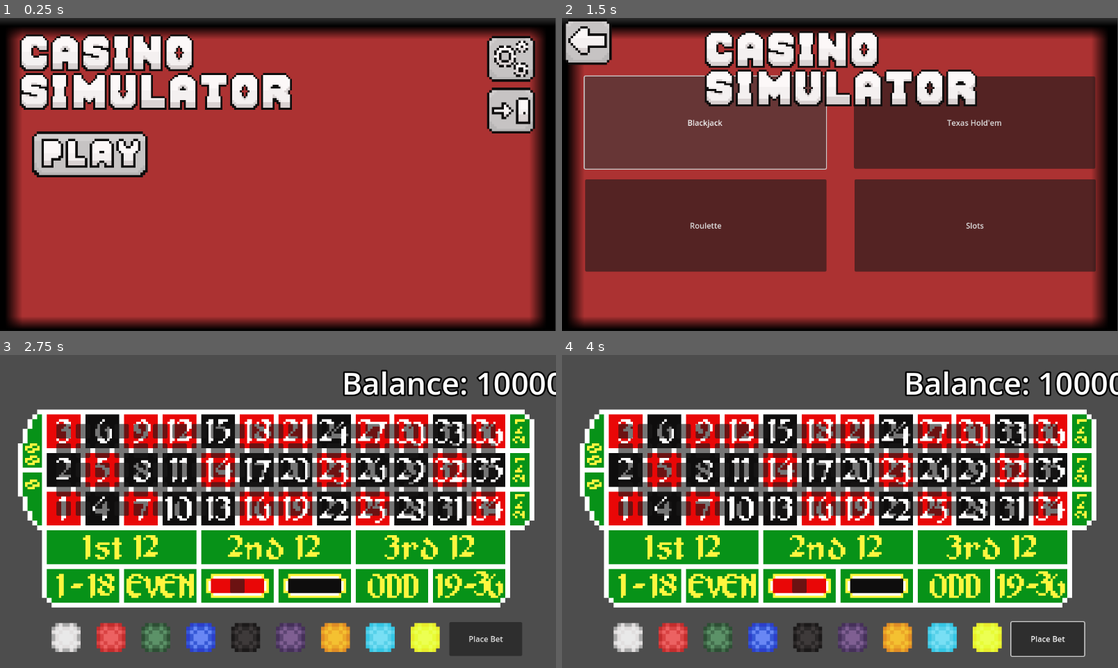
Above: before the commit, frames 1-4 (two rows, left to right).
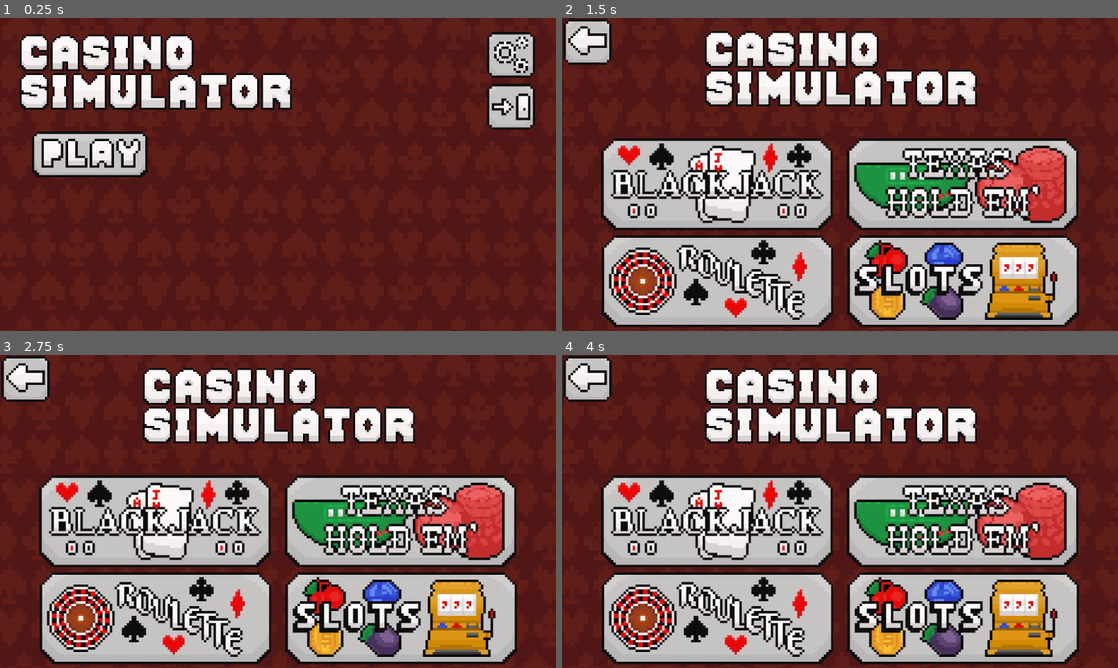
Above: after the commit, the same moments.

Repository: JosephSchoen/BCBCasinoSimulator
Game: Godot game, scene res://main_menu.tscn
The game is run twice, just before and just after one commit, with the same random seed, the same clock (stepped at 60 frames per second) and the same inputs.
Inputs (mouse positions are in pixels of both pictures, inside the frame that each line leads up to):
- Up to frame 1 (0.25 s): no input
- Up to frame 2 (1.5 s): click (650, 155) at 0.5 s; click (706, 121) at 1.25 s, where only the run before the commit has a clickable "Blackjack"
- Up to frame 3 (2.75 s): click (155, 570) at 2.02 s
- Up to frame 4 (4 s): click (1045, 639) at 2.75 s, where only the run before the commit has a clickable "Place Bet"; click (962, 570) at 3.52 s

The runs differ from the first frame. In frame 1, 84% of the frame differs, in the area x 0-100%, y 0-100%; in frame 2, 78%; in frame 3, 96%; in frame 4, 96%.

Commit message:
Added backgrounds and texture buttons for main menu and roulette

Diff:
--- a/Roulette/roulette.gd
+++ b/Roulette/roulette.gd
@@ -180,11 +180,8 @@
 func check_place_or_return_bet():
 	# If the player is in a spot where they can bet
 	if can_bet == true:
-		print('can')
 		if chip_grabbed == true:
-			print('grab')
 			if left_click == false:
-				print('left')
 				chip_grabbed = false
 				bet_select()
 				place_bet()
@@ -488,14 +485,7 @@
 func _on_bet_3_6_2_5_mouse_exited():
 	mouse_exited()
 
-func _on_button_pressed():
-	if len(player_bets) != 0:
-		camera.position.y -= 750
-		spin_wheel()
-
-
 func spin_wheel():
-
 	var selected_num = randi_range(0,37)
 	selected_num = str(numbers[selected_num])
 
@@ -503,8 +493,6 @@
 	number_label.show()
 
 	for bet in player_bets:
-		print(bet)
-		print(selected_num)
 		match bet:
 			"00":
 				if selected_num == bet:
@@ -1705,3 +1693,8 @@
 
 func _on_yellow_chip_mouse_exited():
 	yellow_chip = false
+
+func _on_place_bet_pressed():
+	if len(player_bets) != 0:
+		camera.position.y -= 750
+		spin_wheel()
--- a/Roulette/roulette.tscn
+++ b/Roulette/roulette.tscn
@@ -1,6 +1,7 @@
-[gd_scene load_steps=22 format=3 uid="uid://x2ea6qh76rt5"]
+[gd_scene load_steps=24 format=3 uid="uid://x2ea6qh76rt5"]
 
 [ext_resource type="Script" path="res://Roulette/roulette.gd" id="1_jclcb"]
+[ext_resource type="Texture2D" uid="uid://c3dqfuisy5jha" path="res://Backgrounds/background_red_blowup.png" id="2_kfxpk"]
 [ext_resource type="PackedScene" uid="uid://qo1c7alxl6x8" path="res://drag_and_drop.tscn" id="3_nwqvl"]
 [ext_resource type="Texture2D" uid="uid://h4ep1wpurfs2" path="res://Roulette/Assets/roulette-finish-blowup.png" id="4_84dsl"]
 [ext_resource type="Script" path="res://drag_and_drop_slots.gd" id="5_k86mo"]
@@ -17,6 +18,7 @@
 [ext_resource type="Texture2D" uid="uid://655cvibqrs8w" path="res://Roulette/Assets/yellow_chip.png" id="15_xxwb4"]
 [ext_resource type="AudioStream" uid="uid://dpc20byh6teos" path="res://Roulette/Sound_Effects/chip_remove.wav" id="16_jk5bm"]
 [ext_resource type="AudioStream" uid="uid://8h68hdujerp5" path="res://Roulette/Sound_Effects/pokerchip.wav" id="17_dwjla"]
+[ext_resource type="Texture2D" uid="uid://cuyy8eerwwf8j" path="res://Roulette/Assets/bet_button_blowup.png" id="19_tidqa"]
 
 [sub_resource type="RectangleShape2D" id="RectangleShape2D_k1b68"]
 size = Vector2(30.5, 30)
@@ -32,6 +34,10 @@
 
 [node name="Roulette" type="Node2D"]
 script = ExtResource("1_jclcb")
+
+[node name="BackgroundRedBlowup" type="Sprite2D" parent="."]
+position = Vector2(685, 57)
+texture = ExtResource("2_kfxpk")
 
 [node name="BettingNodes" type="Node2D" parent="."]
 
@@ -874,10 +880,10 @@
 "
 
 [node name="Label2" type="Label" parent="."]
-offset_left = 19.0
-offset_top = -312.0
-offset_right = 462.0
-offset_bottom = -218.0
+offset_left = 64.0
+offset_top = -258.0
+offset_right = 507.0
+offset_bottom = -164.0
 theme_override_colors/font_outline_color = Color(0, 0, 0, 1)
 theme_override_constants/outline_size = 13
 theme_override_fonts/font = SubResource("SystemFont_7yg5c")
@@ -899,7 +905,6 @@
 "
 
 [node name="Roulette-finish-blowup" type="Sprite2D" parent="."]
-show_behind_parent = true
 position = Vector2(573, 318)
 scale = Vector2(0.5, 0.5)
 texture = ExtResource("4_84dsl")
@@ -1499,20 +1504,13 @@
 position = Vector2(577, 324)
 script = ExtResource("6_s4jry")
 
-[node name="Button" type="Button" parent="."]
-offset_left = 932.0
-offset_top = 553.0
-offset_right = 1083.0
-offset_bottom = 623.0
-text = "Place Bet"
-
 [node name="WheelTimer" type="Timer" parent="."]
 
 [node name="NumberLabel" type="Label" parent="."]
-offset_left = 12.0
-offset_top = -475.0
-offset_right = 528.0
-offset_bottom = -385.0
+offset_left = 61.0
+offset_top = -519.0
+offset_right = 577.0
+offset_bottom = -429.0
 theme_override_colors/font_color = Color(1, 1, 1, 1)
 theme_override_colors/font_outline_color = Color(0, 0, 0, 1)
 theme_override_constants/outline_size = 15
@@ -1521,10 +1519,10 @@
 text = "Placeholder"
 
 [node name="BackToBoard" type="Button" parent="."]
-offset_left = 718.0
-offset_top = -277.0
-offset_right = 1065.0
-offset_bottom = -178.0
+offset_left = 1128.0
+offset_top = -367.0
+offset_right = 1475.0
+offset_bottom = -268.0
 theme_override_font_sizes/font_size = 32
 text = "Back to Betting"
 
@@ -1537,6 +1535,18 @@
 
 [node name="chip_place" type="AudioStreamPlayer" parent="SoundEffects"]
 stream = ExtResource("17_dwjla")
+
+[node name="PlaceBet" type="TextureButton" parent="."]
+offset_left = 945.0
+offset_top = 542.0
+offset_right = 1425.0
+offset_bottom = 732.0
+scale = Vector2(0.4, 0.4)
+texture_normal = ExtResource("19_tidqa")
+
+[node name="BackgroundRedBlowup2" type="Sprite2D" parent="."]
+position = Vector2(685, -1116)
+texture = ExtResource("2_kfxpk")
 
 [connection signal="mouse_entered" from="BettingNodes/SingleBets/Bet_1" to="." method="_on_bet_1_mouse_entered"]
 [connection signal="mouse_exited" from="BettingNodes/SingleBets/Bet_1" to="." method="_on_bet_1_mouse_exited"]
@@ -2021,6 +2031,6 @@
 [connection signal="mouse_exited" from="MarginContainer/GridContainer/SkyBlueChip" to="." method="_on_sky_blue_chip_mouse_exited"]
 [connection signal="mouse_entered" from="MarginContainer/GridContainer/YellowChip" to="." method="_on_yellow_chip_mouse_entered"]
 [connection signal="mouse_exited" from="MarginContainer/GridContainer/YellowChip" to="." method="_on_yellow_chip_mouse_exited"]
-[connection signal="pressed" from="Button" to="." method="_on_button_pressed"]
 [connection signal="timeout" from="WheelTimer" to="." method="_on_wheel_timer_timeout"]
 [connection signal="button_down" from="BackToBoard" to="." method="_on_back_to_board_button_down"]
+[connection signal="pressed" from="PlaceBet" to="." method="_on_place_bet_pressed"]
--- a/main_menu.gd
+++ b/main_menu.gd
@@ -40,3 +40,6 @@
 
 func _on_roulette_button_pressed():
 	get_tree().change_scene_to_file("res://Roulette/roulette.tscn")
+
+func _on_slots_button_pressed():
+	pass # Replace with function body.
--- a/main_menu.tscn
+++ b/main_menu.tscn
@@ -1,13 +1,17 @@
-[gd_scene load_steps=11 format=3 uid="uid://b7myatyesp53n"]
+[gd_scene load_steps=15 format=3 uid="uid://b7myatyesp53n"]
 
-[ext_resource type="Texture2D" uid="uid://c7sry65sh8qt2" path="res://Backgrounds/textbox.png" id="1_btotq"]
 [ext_resource type="Script" path="res://main_menu.gd" id="1_g7fni"]
+[ext_resource type="Texture2D" uid="uid://c3dqfuisy5jha" path="res://Backgrounds/background_red_blowup.png" id="2_p601e"]
 [ext_resource type="Texture2D" uid="uid://b1xs7w20iwl5v" path="res://Roulette/Assets/MainMenu/settings_button_blowup.png" id="3_8g4ap"]
 [ext_resource type="PackedScene" uid="uid://detmlnr7gd12c" path="res://Settings/settings_tab_container.tscn" id="3_wdvny"]
 [ext_resource type="Texture2D" uid="uid://d4mo44vdoq8wn" path="res://Roulette/Assets/MainMenu/exit_button_blowup.png" id="4_edspg"]
 [ext_resource type="Texture2D" uid="uid://lbq3oggr5awp" path="res://Roulette/Assets/MainMenu/menulogo_blowup.png" id="4_f45sc"]
 [ext_resource type="Texture2D" uid="uid://ttwsfxqy58n1" path="res://Roulette/Assets/MainMenu/play_button_blowup.png" id="5_l4mo6"]
+[ext_resource type="Texture2D" uid="uid://du5op12je14hu" path="res://Backgrounds/blackjack_button_blowup.png" id="6_qg5lk"]
+[ext_resource type="Texture2D" uid="uid://dnnmmt1eaehv4" path="res://Backgrounds/texasholdem_button_blowup.png" id="7_0s581"]
+[ext_resource type="Texture2D" uid="uid://bdlrm6rxc71t4" path="res://Backgrounds/roulette_button_blowup.png" id="8_htubb"]
 [ext_resource type="Texture2D" uid="uid://cqh8rvk7pn03y" path="res://Roulette/Assets/MainMenu/back_button_blowup.png" id="8_s7dxu"]
+[ext_resource type="Texture2D" uid="uid://dnlhs57gf7fuc" path="res://Backgrounds/slots_button_blowup.png" id="9_g1xkt"]
 
 [sub_resource type="SystemFont" id="SystemFont_www3o"]
 font_names = PackedStringArray("Comic Sans MS")
@@ -21,10 +25,9 @@
 
 [node name="ParallaxLayer" type="ParallaxLayer" parent="ParallaxBackground"]
 
-[node name="TempBackground" type="Sprite2D" parent="ParallaxBackground/ParallaxLayer"]
-position = Vector2(571.5, 331)
-scale = Vector2(36.2188, 27.3125)
-texture = ExtResource("1_btotq")
+[node name="BackgroundRedBlowup" type="Sprite2D" parent="ParallaxBackground/ParallaxLayer"]
+position = Vector2(585, 295)
+texture = ExtResource("2_p601e")
 
 [node name="Label2" type="Label" parent="."]
 visible = false
@@ -43,9 +46,9 @@
 
 [node name="VBoxContainer" type="VBoxContainer" parent="."]
 offset_left = 1009.0
-offset_top = 37.0
+offset_top = 29.0
 offset_right = 1209.0
-offset_bottom = 625.0
+offset_bottom = 617.0
 scale = Vector2(0.5, 0.5)
 theme_override_constants/separation = 25
 
@@ -68,8 +71,11 @@
 [node name="MarginContainer" type="MarginContainer" parent="."]
 visible = false
 custom_minimum_size = Vector2(0, 324)
-offset_right = 1152.0
-offset_bottom = 324.0
+offset_left = -1.0
+offset_top = 189.0
+offset_right = 2307.0
+offset_bottom = 1105.0
+scale = Vector2(0.5, 0.5)
 theme_override_constants/margin_left = 12
 theme_override_constants/margin_top = 121
 theme_override_constants/margin_right = 12
@@ -79,52 +85,48 @@
 layout_mode = 2
 size_flags_horizontal = 4
 
-[node name="BlackjackButton" type="Button" parent="MarginContainer/HBoxContainer"]
-custom_minimum_size = Vector2(500, 0)
+[node name="BlackJackButton" type="TextureButton" parent="MarginContainer/HBoxContainer"]
 layout_mode = 2
-text = "Blackjack"
+texture_normal = ExtResource("6_qg5lk")
 
 [node name="HSeparator" type="HSeparator" parent="MarginContainer/HBoxContainer"]
 custom_minimum_size = Vector2(50, 0)
 layout_mode = 2
 theme_override_styles/separator = SubResource("StyleBoxEmpty_5v4aw")
 
-[node name="TexasButton" type="Button" parent="MarginContainer/HBoxContainer"]
-custom_minimum_size = Vector2(500, 0)
+[node name="TexasButton" type="TextureButton" parent="MarginContainer/HBoxContainer"]
 layout_mode = 2
-text = "Texas Hold'em"
+texture_normal = ExtResource("7_0s581")
 
 [node name="MarginContainer2" type="MarginContainer" parent="."]
 visible = false
 custom_minimum_size = Vector2(0, 324)
-offset_left = 3.0
-offset_top = 322.0
-offset_right = 1152.0
-offset_bottom = 646.0
+offset_left = 1.0
+offset_top = 444.0
+offset_right = 2305.0
+offset_bottom = 853.0
+scale = Vector2(0.5, 0.5)
 theme_override_constants/margin_left = 12
 theme_override_constants/margin_top = 12
 theme_override_constants/margin_right = 12
-theme_override_constants/margin_bottom = 121
+theme_override_constants/margin_bottom = 12
 
 [node name="HBoxContainer" type="HBoxContainer" parent="MarginContainer2"]
 layout_mode = 2
 size_flags_horizontal = 4
 
-[node name="RouletteButton" type="Button" parent="MarginContainer2/HBoxContainer"]
-custom_minimum_size = Vector2(500, 0)
+[node name="RouletteButton" type="TextureButton" parent="MarginContainer2/HBoxContainer"]
 layout_mode = 2
-text = "Roulette"
+texture_normal = ExtResource("8_htubb")
 
 [node name="HSeparator" type="HSeparator" parent="MarginContainer2/HBoxContainer"]
 custom_minimum_size = Vector2(50, 0)
 layout_mode = 2
 theme_override_styles/separator = SubResource("StyleBoxEmpty_5v4aw")
 
-[node name="SlotsButton" type="Button" parent="MarginContainer2/HBoxContainer"]
-custom_minimum_size = Vector2(500, 0)
+[node name="SlotsButton" type="TextureButton" parent="MarginContainer2/HBoxContainer"]
 layout_mode = 2
-text = "Slots
-"
+texture_normal = ExtResource("9_g1xkt")
 
 [node name="MarginContainer3" type="MarginContainer" parent="."]
 visible = false
@@ -159,4 +161,5 @@
 [connection signal="pressed" from="VBoxContainer/QuitButton" to="." method="_on_quit_button_pressed"]
 [connection signal="pressed" from="GameButton" to="." method="_on_game_button_pressed"]
 [connection signal="pressed" from="MarginContainer2/HBoxContainer/RouletteButton" to="." method="_on_roulette_button_pressed"]
+[connection signal="pressed" from="MarginContainer2/HBoxContainer/SlotsButton" to="." method="_on_slots_button_pressed"]
 [connection signal="pressed" from="BackToMain" to="." method="_on_back_to_main_pressed"]
Binary file added: Backgrounds/background_blue_blowup.png
Not shown, added: Backgrounds/background_blue_blowup.png.import
Binary file added: Backgrounds/background_green_blowup.png
Not shown, added: Backgrounds/background_green_blowup.png.import
Binary file added: Backgrounds/background_red_blowup.png
Not shown, added: Backgrounds/background_red_blowup.png.import
Binary file added: Backgrounds/background_yellow.png
Not shown, added: Backgrounds/background_yellow.png.import
Binary file added: Backgrounds/blackjack_button_blowup.png
Not shown, added: Backgrounds/blackjack_button_blowup.png.import
Binary file added: Backgrounds/roulette_button_blowup.png
Not shown, added: Backgrounds/roulette_button_blowup.png.import
(and 6 more such lines)
